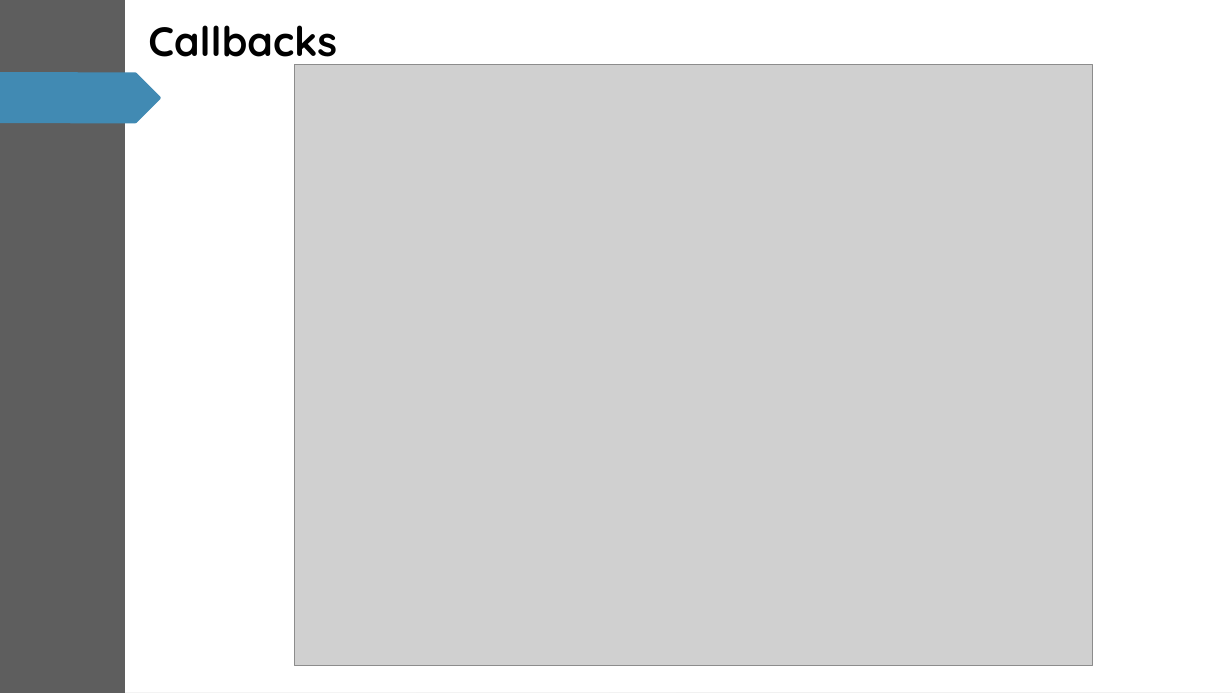
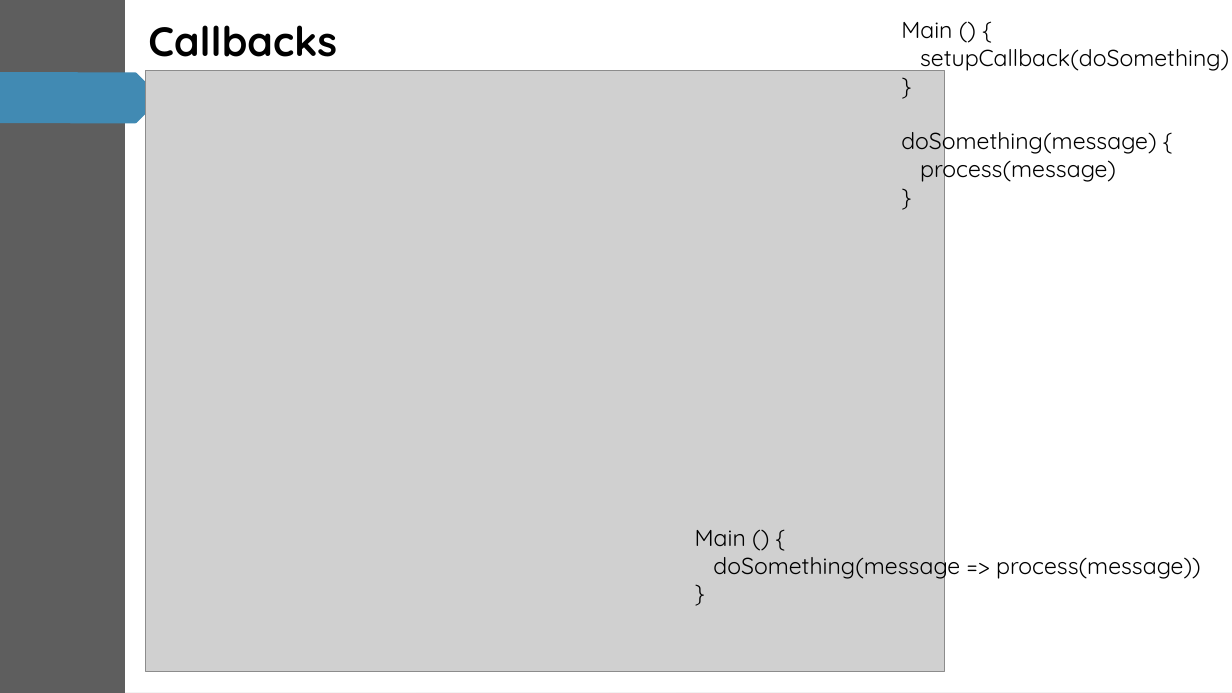
Before and after one commit to calvinmo/NTD2022, a slide deck: slide 13 of Async-Testing-NTD22-V1.pptx. Drawn at 1232x693 pixels with LibreOffice and Linux fonts; fonts in the diff are those of the drawing; grey boxes stand for pictures. Boxes give left, top, right and bottom in pixels: in the first picture for what was removed or moved away, otherwise in the second. Text is boxed around its words. In the diff, an @@ line names an element or a change of style, - is before the commit and + after.

Commit message:
stuff

```diff
--- a/Async-Testing-NTD22-V1.pptx
+++ b/Async-Testing-NTD22-V1.pptx
@@ text added at [901, 22, 1229, 183], 18 pt, text #000000 @@
+Main () {
+setupCallback(doSomething)
+}
+doSomething(message) {
+process(message)
+}
@@ picture: place and size @@
-picture at [294, 65, 1092, 666]
+picture at [146, 70, 945, 672]
@@ text added at [695, 530, 1201, 580], 18 pt, text #000000 @@
+Main () {
+doSomething(message => process(message))
+}
```
Also in this commit, not shown: 3 other slides changed.
